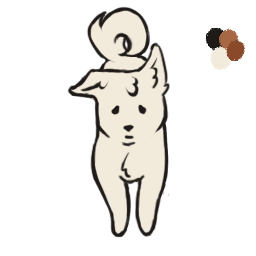
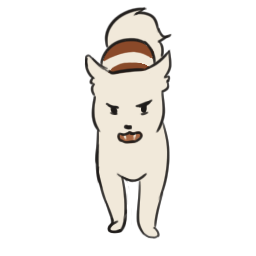
Comparing the layer stacks of the two 256x256 images. Changes:
hid "Palette" over [205, 27, 245, 70]
added group "Cat Lines" with 4 layers above "Stripe/Mouth" over [83, 6, 245, 239]
added layer "Layer 15" (1st of 2, in "Cat Lines") in group "Cat Lines" over [84, 6, 172, 239]
added layer "Layer 14" (1st of 2, in "Cat Lines") in group "Cat Lines" over [83, 6, 172, 239]
added layer "Layer 13" (1st of 5, in "Cat Lines") in group "Cat Lines" over [84, 9, 172, 239]
added layer "Layer 20" (1st of 2, in "Cat Lines") in group "Cat Lines" over [86, 9, 245, 239]
added group "Stripe/Mouth" with 4 layers above "Color" over [103, 36, 154, 144]
added layer "Layer 20" (2nd of 2, in "Stripe/Mouth") in group "Stripe/Mouth" over [103, 40, 154, 144]
moved "Layer 19" (1st of 2, in "Stripe/Mouth") into group "Stripe/Mouth", painted on it over [71, 6, 172, 247]
moved "Layer 18" (1st of 2, in "Stripe/Mouth") into group "Stripe/Mouth", painted on it over [69, 6, 172, 247]
removed layer "Layer 17" from group "Color" over [69, 6, 172, 247]
removed layer "Layer 16" from group "Color" over [71, 6, 172, 247]
added layer "Layer 22" in group "Stripe/Mouth" over [103, 40, 154, 143]
moved "Color" above "Layer 19" over [69, 6, 172, 247]
added layer "Layer 13" (2nd of 5, in "Color") in group "Color" over [87, 9, 170, 237]
added layer "Layer 13" (3rd of 5, in "Color") in group "Color" over [85, 10, 171, 238]
added layer "Layer 13" (4th of 5, in "Color") in group "Color" over [86, 12, 172, 236]
added layer "Layer 21" in group "Color" over [89, 12, 172, 237]
hid group "Lines" (4 layers), opacity 100% → 14% over [67, 6, 172, 239]
painted on "Layer 18" (2nd of 2, in "Lines") over [75, 75, 171, 239]
painted on "Layer 15" (2nd of 2, in "Lines") over [85, 48, 168, 239]
painted on "Layer 14" (2nd of 2, in "Lines") over [92, 75, 169, 236]
painted on "Layer 13" (5th of 5, in "Lines") over [93, 101, 169, 238]
